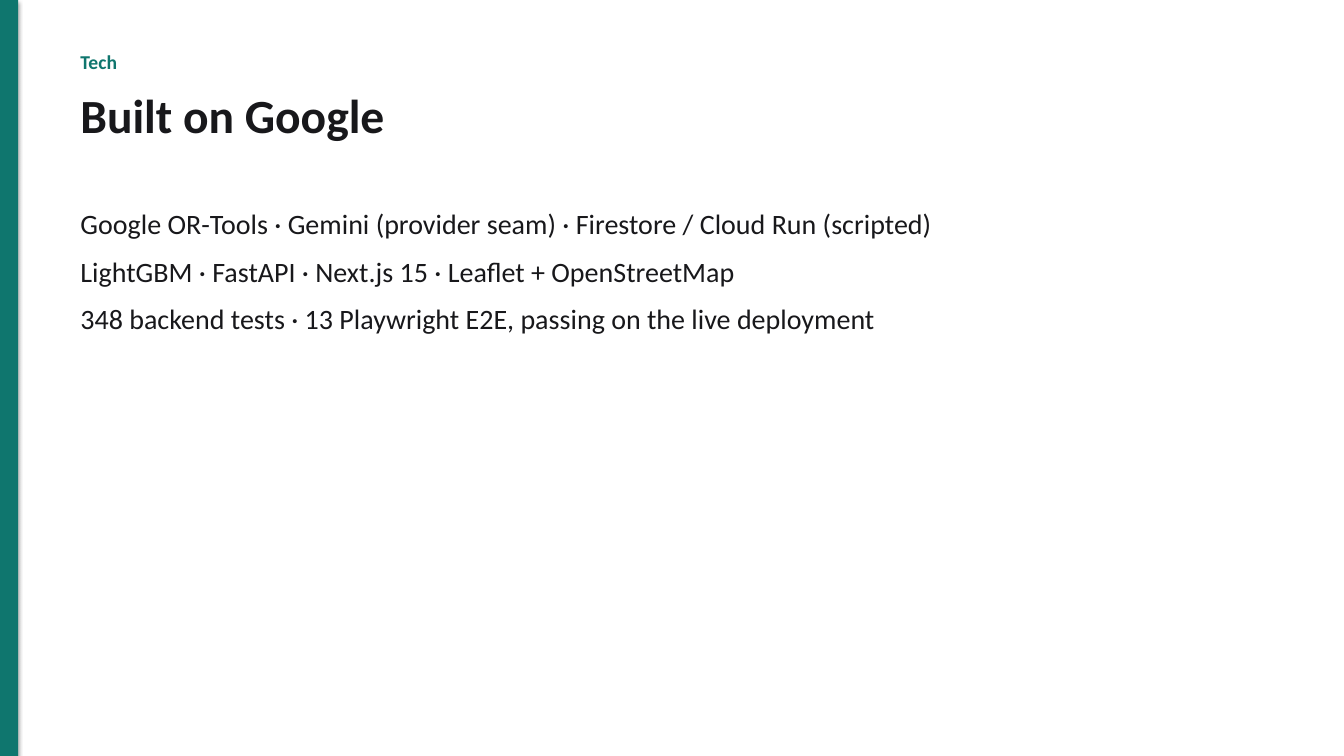
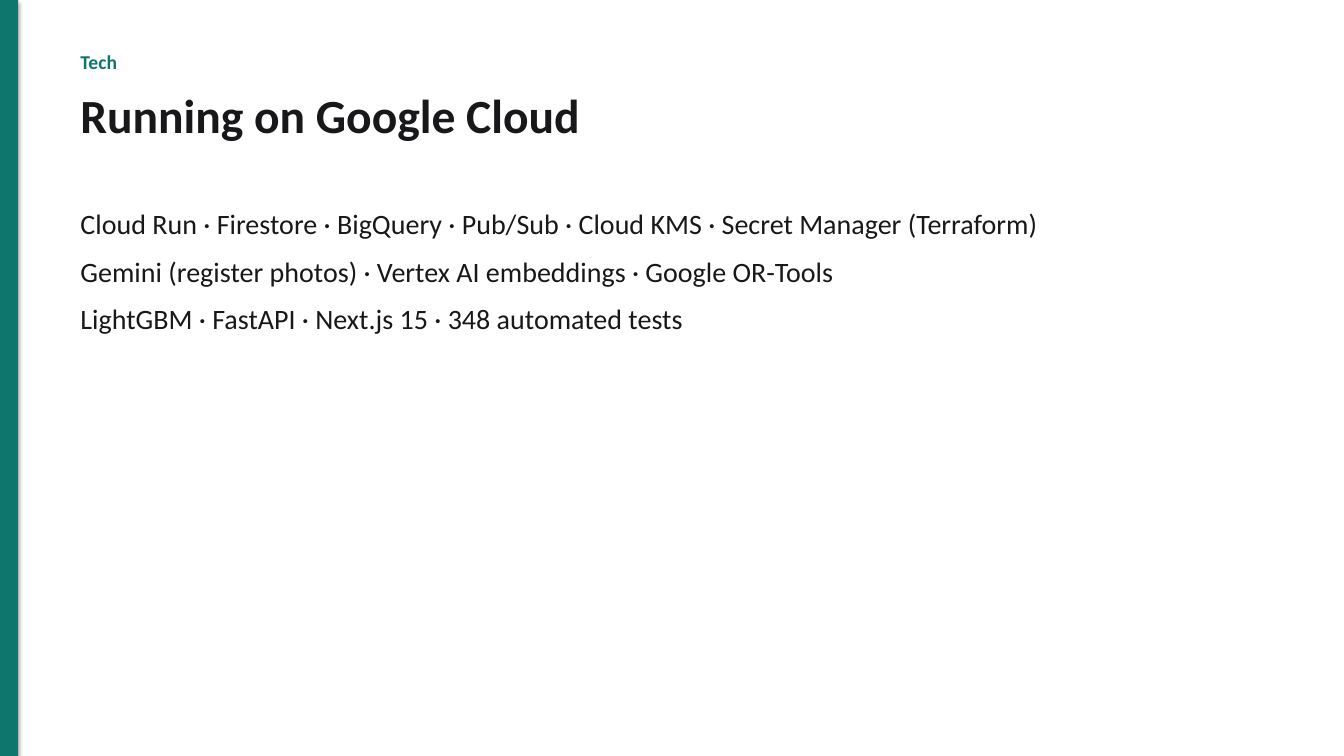
Before and after one commit to akshat333-debug/AushadhiNet, a slide deck: slide 10 of docs/pitch/AushadhiNet-pitch.pptx. Drawn at 1344x756 pixels with LibreOffice and Linux fonts; fonts in the diff are those of the drawing. Boxes give left, top, right and bottom in pixels: in the first picture for what was removed or moved away, otherwise in the second. Text is boxed around its words. In the diff, an @@ line names an element or a change of style, - is before the commit and + after.

```diff
--- a/docs/pitch/AushadhiNet-pitch.pptx
+++ b/docs/pitch/AushadhiNet-pitch.pptx
@@ text at (80, 99, 579, 141): text changed @@
-Built on Google
+Running on Google Cloud
@@ text at (80, 213, 1037, 334): text changed @@
-Google OR-Tools · Gemini (provider seam) · Firestore / Cloud Run (scripted)
-LightGBM · FastAPI · Next.js 15 · Leaflet + OpenStreetMap
-348 backend tests · 13 Playwright E2E, passing on the live deployment
+Cloud Run · Firestore · BigQuery · Pub/Sub · Cloud KMS · Secret Manager (Terraform)
+Gemini (register photos) · Vertex AI embeddings · Google OR-Tools
+LightGBM · FastAPI · Next.js 15 · 348 automated tests
```
Also in this commit, not shown: 5 other slides changed, 3 other files.
